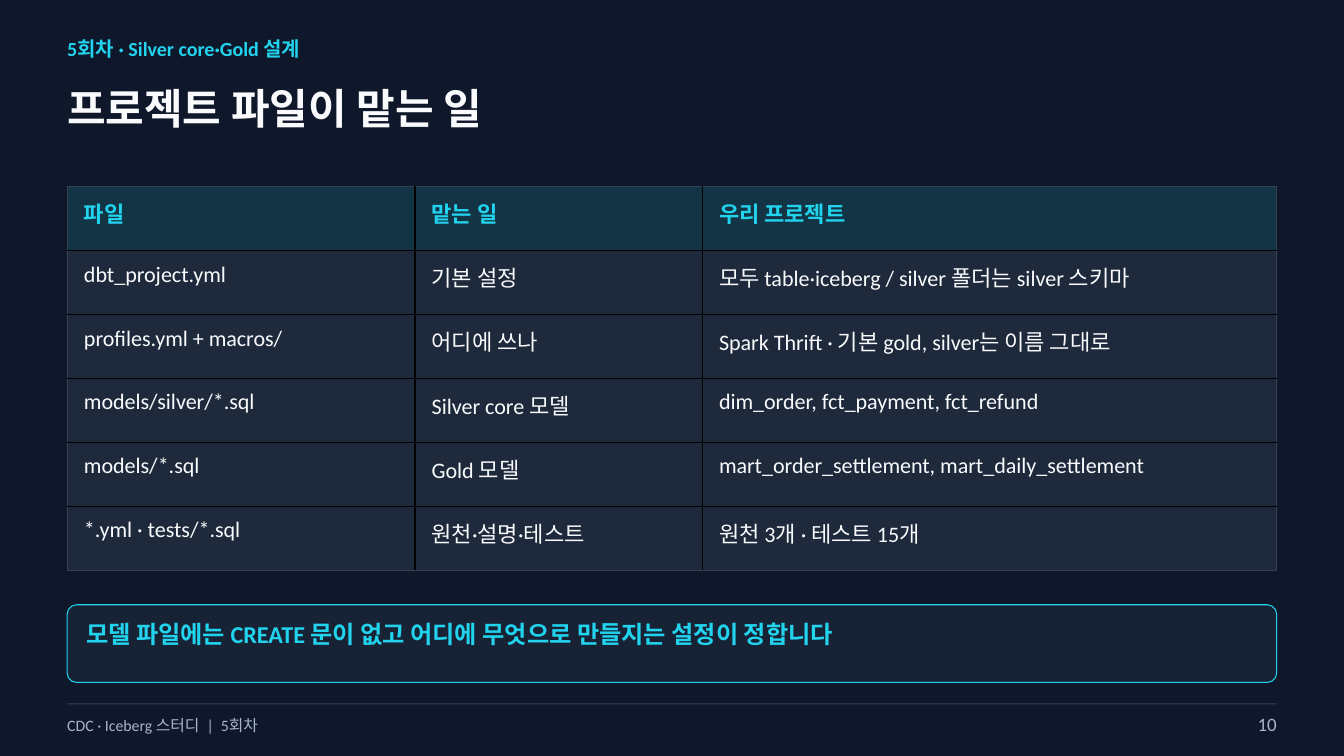
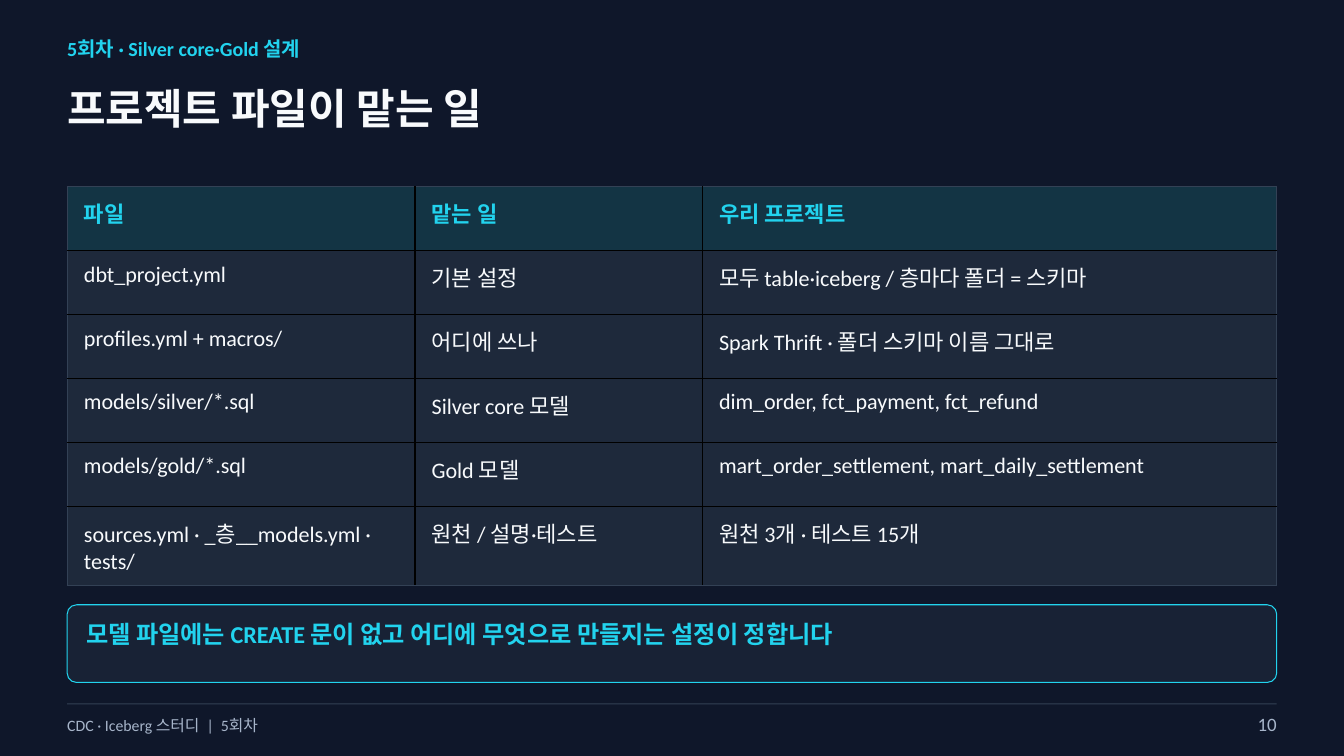
Before and after one commit to kim-dabin/cdc-lakehouse-study, a slide deck: slide 10 of labs/session05/slides/05-session05-student.pptx. Drawn at 1344x756 pixels with LibreOffice and Linux fonts; fonts in the diff are those of the drawing. Boxes give left, top, right and bottom in pixels: in the first picture for what was removed or moved away, otherwise in the second. Text is boxed around its words. In the diff, an @@ line names an element or a change of style, - is before the commit and + after.

```diff
--- a/labs/session05/slides/05-session05-student.pptx
+++ b/labs/session05/slides/05-session05-student.pptx
@@ table at box(68, 187, 1277, 646) @@
-row 2, column 3: 모두 table·iceberg / silver 폴더는 silver 스키마
+row 2, column 3: 모두 table·iceberg / 층마다 폴더 = 스키마
-row 3, column 3: Spark Thrift · 기본 gold, silver는 이름 그대로
+row 3, column 3: Spark Thrift · 폴더 스키마 이름 그대로
-row 5, column 1: models/*.sql
+row 5, column 1: models/gold/*.sql
-row 6, column 1: *.yml · tests/*.sql
+row 6, column 1: sources.yml · _층__models.yml · tests/
-row 6, column 2: 원천·설명·테스트
+row 6, column 2: 원천 / 설명·테스트
```
Also in this commit, not shown: 1 other slide changed, 1 other file.
